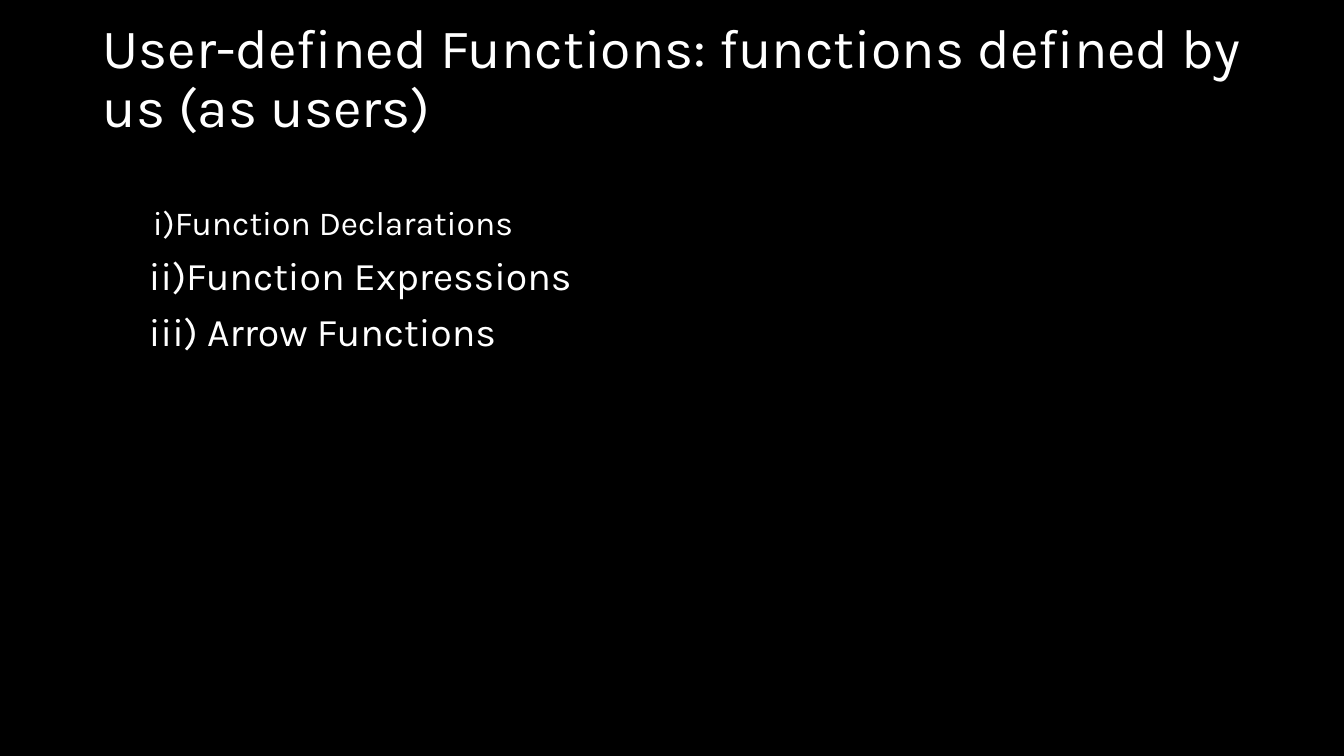
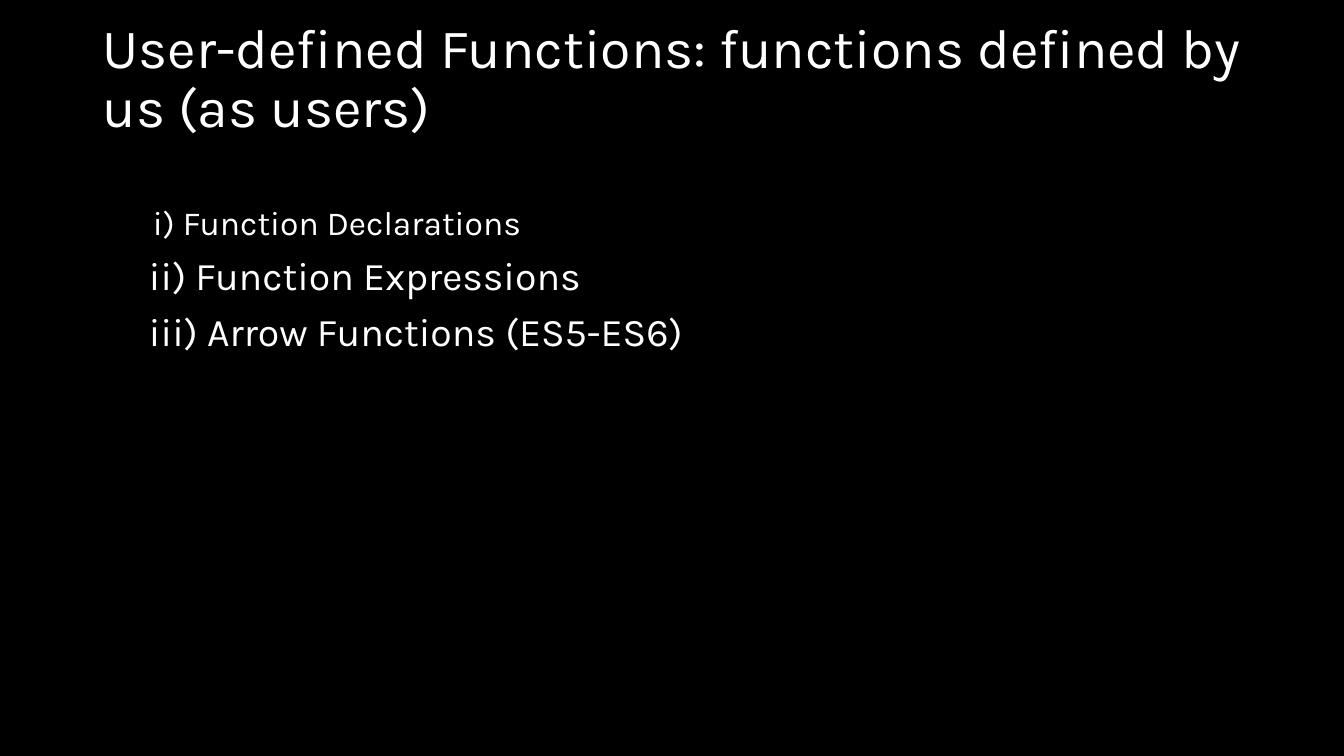
Before and after one commit to natiquekeyin/fall2024, a slide deck: slide 21 of JavaScript/Week2/Week 2.pptx. Drawn at 1344x756 pixels with LibreOffice and Linux fonts; fonts in the diff are those of the drawing. Boxes give left, top, right and bottom in pixels: in the first picture for what was removed or moved away, otherwise in the second. Text is boxed around its words. In the diff, an @@ line names an element or a change of style, - is before the commit and + after.

```diff
--- a/JavaScript/Week2/Week 2.pptx
+++ b/JavaScript/Week2/Week 2.pptx
@@ text at box(149, 210, 682, 351): text changed @@
-  i)Function Declarations
-ii)Function Expressions
-iii) Arrow Functions
+  i) Function Declarations
+ii) Function Expressions
+iii) Arrow Functions (ES5-ES6)
```
Also in this commit, not shown: 2 other slides changed, 1 other file.
